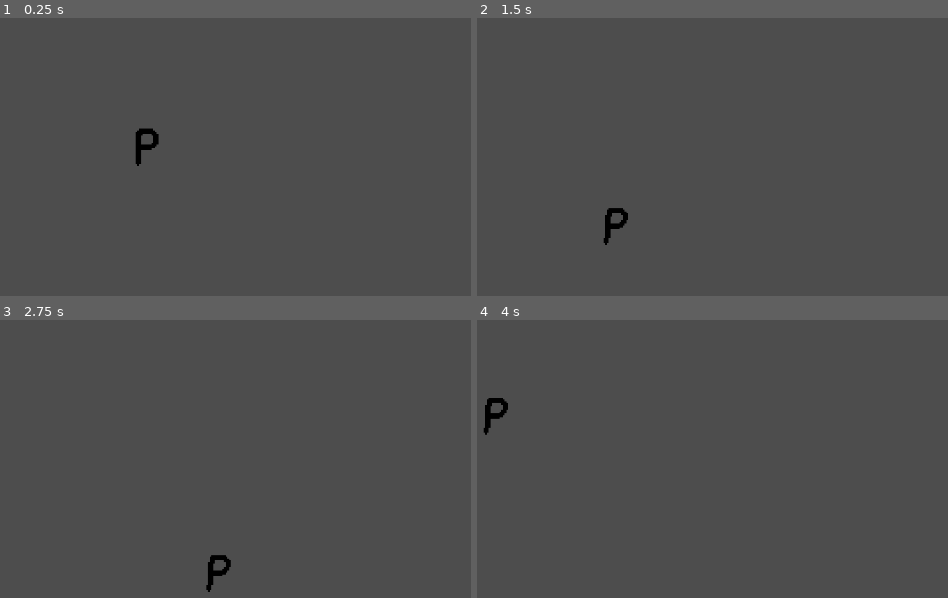
Above: before the commit, frames 1-4 (two rows, left to right).
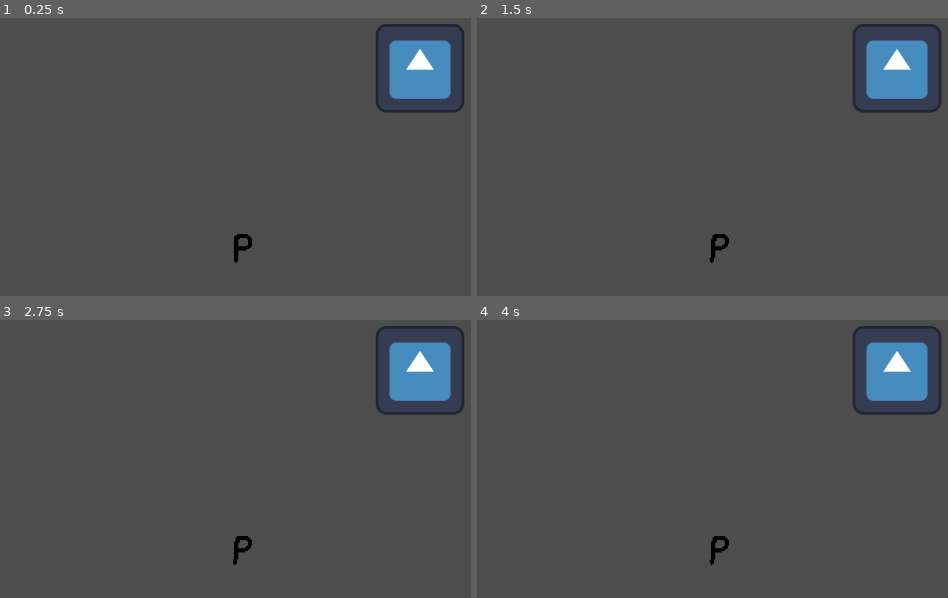
Above: after the commit, the same moments.

Repository: ligen131/equal_to_p
Game: Godot game, scene res://levels/test_level/test_level.tscn
Two runs of this game, one before a commit and one after it. Both use one fixed random seed, a clock stepped at 60 frames per second and the inputs below. The engine's default icon, where the game draws it, is replaced by a stand-in: a white triangle on a blue panel in a dark square.
Inputs (mouse positions are in pixels of both pictures, inside the frame that each line leads up to):
- Up to frame 1 (0.25 s): no input
- Up to frame 2 (1.5 s): move the mouse to (915, 157) at 0.52 s; click (915, 157) at 0.67 s; drag from (575, 204) to (698, 270) at 1.27 s
- Up to frame 3 (2.75 s): move the mouse to (339, 383) at 2.02 s; click (339, 383) at 2.17 s
- Up to frame 4 (4 s): tap Enter at 2.75 s; drag from (698, 572) to (495, 414) at 2.77 s; move the mouse to (outside the picture) at 3.52 s; click (outside the picture) at 3.67 s

The runs differ from the first frame. In frame 1, 4.0% of the frame differs, in the area x 28-99%, y 2-89%; in frame 2, 4.0%; in frame 3, 4.0%; in frame 4, 4.0%.

Commit message:
card 拖动逻辑和碰撞体积

Diff:
--- a/levels/test_level/test_level.tscn
+++ b/levels/test_level/test_level.tscn
@@ -1,10 +1,13 @@
-[gd_scene load_steps=3 format=3 uid="uid://dovqnx8salkyp"]
+[gd_scene load_steps=4 format=3 uid="uid://dovqnx8salkyp"]
 
 [ext_resource type="PackedScene" uid="uid://cother2aiigge" path="res://levels/base_level/base_level.tscn" id="1_pi7md"]
-[ext_resource type="PackedScene" uid="uid://cl3vyq67tmtav" path="res://objects/word/word.tscn" id="2_seq1m"]
+[ext_resource type="PackedScene" uid="uid://b223s12rqgt4h" path="res://objects/card/card.tscn" id="3_7ollh"]
+[ext_resource type="PackedScene" uid="uid://babd8t1osepux" path="res://objects/space/space.tscn" id="4_53fye"]
 
 [node name="BaseLevel" instance=ExtResource("1_pi7md")]
 
-[node name="Word" parent="." index="0" instance=ExtResource("2_seq1m")]
-position = Vector2(413.72, 274.72)
-scale = Vector2(1.2725, 1.2725)
+[node name="Space" parent="." index="0" instance=ExtResource("4_53fye")]
+position = Vector2(806, 162)
+
+[node name="Card" parent="." index="1" instance=ExtResource("3_7ollh")]
+position = Vector2(552, 421)
--- /dev/null
+++ b/objects/card/card.gd
@@ -0,0 +1,25 @@
+extends Area2D
+
+var is_dragging = false
+var origin_position: Vector2
+
+func _ready():
+	origin_position = position
+
+func _on_mouse_release():
+	position = origin_position
+	is_dragging = false
+
+func _input_event(viewport: Object, event: InputEvent, shape_idx: int) -> void:
+	if event is InputEventMouseButton:
+		if event.is_pressed() and event.button_index == MOUSE_BUTTON_LEFT:
+			origin_position = position
+			is_dragging = true
+		elif not event.is_pressed() and is_dragging:
+			_on_mouse_release()
+
+func _process(delta: float) -> void:
+	if not Input.is_mouse_button_pressed(MOUSE_BUTTON_LEFT):
+		_on_mouse_release()
+	if is_dragging:
+		global_position = get_global_mouse_position()
--- /dev/null
+++ b/objects/card/card.tscn
@@ -0,0 +1,15 @@
+[gd_scene load_steps=4 format=3 uid="uid://b223s12rqgt4h"]
+
+[ext_resource type="Script" path="res://objects/card/card.gd" id="1_0bviv"]
+[ext_resource type="PackedScene" uid="uid://cl3vyq67tmtav" path="res://objects/word/word.tscn" id="1_ns36n"]
+
+[sub_resource type="RectangleShape2D" id="RectangleShape2D_gu6l6"]
+size = Vector2(64, 64)
+
+[node name="Card" type="Area2D"]
+script = ExtResource("1_0bviv")
+
+[node name="Word" parent="." instance=ExtResource("1_ns36n")]
+
+[node name="CollisionShape2D" type="CollisionShape2D" parent="."]
+shape = SubResource("RectangleShape2D_gu6l6")
--- /dev/null
+++ b/objects/space/space.gd
@@ -0,0 +1,21 @@
+extends Sprite2D
+
+var letter := ""
+
+func _can_drop_data(position, data):
+	return letter == ""
+
+func _drop_data(position, data: Object):
+	letter = data.letter
+	data.call("queue_free")
+
+
+
+# Called when the node enters the scene tree for the first time.
+func _ready():
+	pass # Replace with function body.
+
+
+# Called every frame. 'delta' is the elapsed time since the previous frame.
+func _process(delta):
+	pass
--- /dev/null
+++ b/objects/space/space.tscn
@@ -0,0 +1,8 @@
+[gd_scene load_steps=3 format=3 uid="uid://babd8t1osepux"]
+
+[ext_resource type="Texture2D" uid="uid://u7iwt4hyuw48" path="res://icon.svg" id="1_56r2a"]
+[ext_resource type="Script" path="res://objects/space/space.gd" id="2_pchhb"]
+
+[node name="Space" type="Sprite2D"]
+texture = ExtResource("1_56r2a")
+script = ExtResource("2_pchhb")
--- a/objects/word/word.gd
+++ b/objects/word/word.gd
@@ -1,23 +1 @@
 extends Sprite2D
-
-var is_dragging = false
-
-func _input(event: InputEvent) -> void:
-	if event is InputEventMouseButton:
-		print(event, position, texture.get_width())
-		if event.is_pressed() and event.button_index == MOUSE_BUTTON_LEFT:
-			var mouse_pos = get_global_mouse_position()
-			var w = texture.get_width() * scale.x
-			var h = texture.get_height() * scale.y
-			var x = position.x
-			var y = position.y
-			var rect = Rect2(x-w/2, y-h/2, x+w/2, y+h/2)
-
-			if rect.has_point(mouse_pos):
-				is_dragging = true
-		elif not event.is_pressed() and is_dragging:
-			is_dragging = false
-
-func _process(delta) -> void:
-	if is_dragging:
-		global_position = get_global_mouse_position()
--- a/objects/word/word.tscn
+++ b/objects/word/word.tscn
@@ -2,6 +2,21 @@
 
 [ext_resource type="Texture2D" uid="uid://4vf8j2o3jgbd" path="res://objects/word/P.png" id="1_so8y4"]
 [ext_resource type="Script" path="res://objects/word/word.gd" id="2_dw6fj"]
+
+[sub_resource type="Animation" id="Animation_ltpi1"]
+length = 0.001
+tracks/0/type = "value"
+tracks/0/imported = false
+tracks/0/enabled = true
+tracks/0/path = NodePath(".:frame")
+tracks/0/interp = 1
+tracks/0/loop_wrap = true
+tracks/0/keys = {
+"times": PackedFloat32Array(0),
+"transitions": PackedFloat32Array(1),
+"update": 1,
+"values": [0]
+}
 
 [sub_resource type="Animation" id="Animation_3sis6"]
 resource_name = "p_animation"
@@ -21,21 +36,6 @@
 "values": [0, 1, 2, 1]
 }
 
-[sub_resource type="Animation" id="Animation_ltpi1"]
-length = 0.001
-tracks/0/type = "value"
-tracks/0/imported = false
-tracks/0/enabled = true
-tracks/0/path = NodePath(".:frame")
-tracks/0/interp = 1
-tracks/0/loop_wrap = true
-tracks/0/keys = {
-"times": PackedFloat32Array(0),
-"transitions": PackedFloat32Array(1),
-"update": 1,
-"values": [0]
-}
-
 [sub_resource type="AnimationLibrary" id="AnimationLibrary_8phe8"]
 _data = {
 "RESET": SubResource("Animation_ltpi1"),
